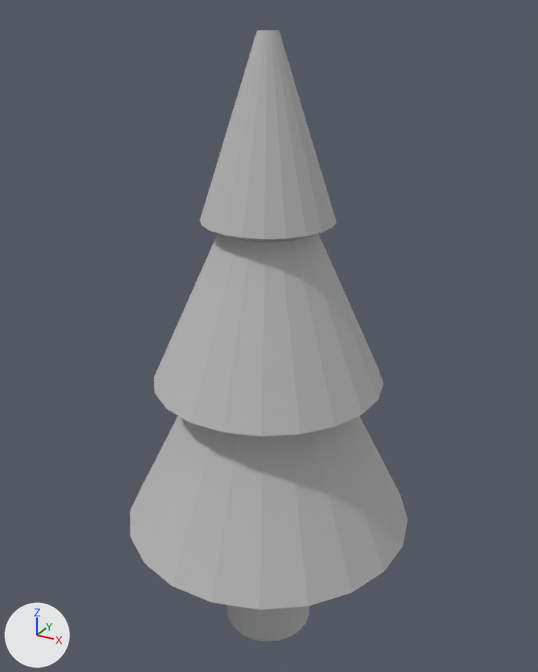
Before and after pictures for a commit that changed the Blender file Models/Candy Trees.blend.
The view is the same before and after, from a camera (50 mm lens) standing at (3.49, -6.32, 7.07) and looking at (-0.06, 0.13, 3.85). The lights are fixed; the arrows at lower left show +X, +Y and +Z.
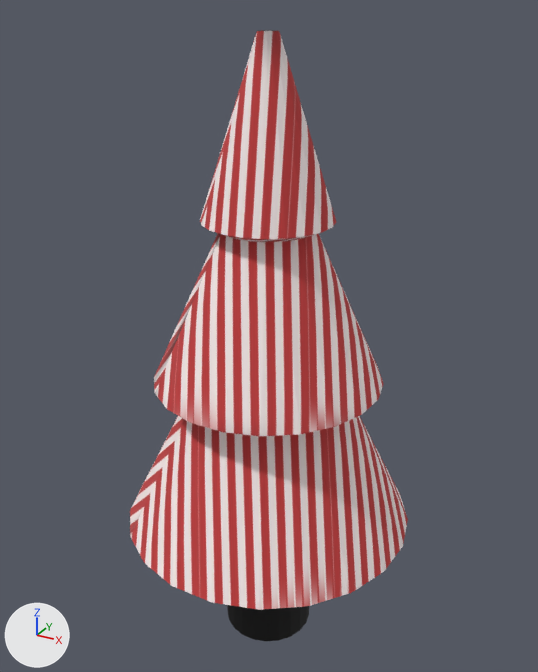
Commit message: painted tree

Scene script edits in JSON lines:
```json
{"op": "add", "block": "img_untitled", "code": ["img_untitled = load_image('Untitled', '_unpacked/Untitled', 1024, 1024, 'sRGB')"]}
{"op": "remove", "block": "mat_material_005", "code": "mat_material_005.base_color = (0.5, 0.5, 0.5)  # grey #bcbcbc"}
{"op": "add", "block": "mat_material_005", "code": "mat_material_005.texture = img_untitled"}
{"block": "me_cylinder", "where": "# used by ob_cylinder; location = (0.0, 0.0, 3.43); scale = (1.0, 1.0, 3.46)"}
{"op": "remove", "block": "me_cylinder", "code": "me_cylinder.from_pydata(...)  # 189 vertices, 170 faces; spans x -1.61..1.61, y -1.6..1.62, z -0.95..1.0"}
{"op": "add", "block": "me_cylinder", "code": "me_cylinder.from_pydata(...)  # 218 vertices, 199 faces; spans x -1.61..1.61, y -1.6..1.62, z -0.95..1.0"}
{"block": "me_cylinder", "change": "me_cylinder part 1: 170 kept faces spanning x -1.61..1.61, y -1.6..1.62, z -0.95..1.0 get new texture (UV) coordinates"}
```

Pixel boxes [x1, y1, x2, y2] of what changed, in the pictures (538 x 672 px):
```json
{"object": "Cylinder", "change": "surface changed", "before": [130, 30, 408, 641], "after": [130, 30, 408, 641]}
```
